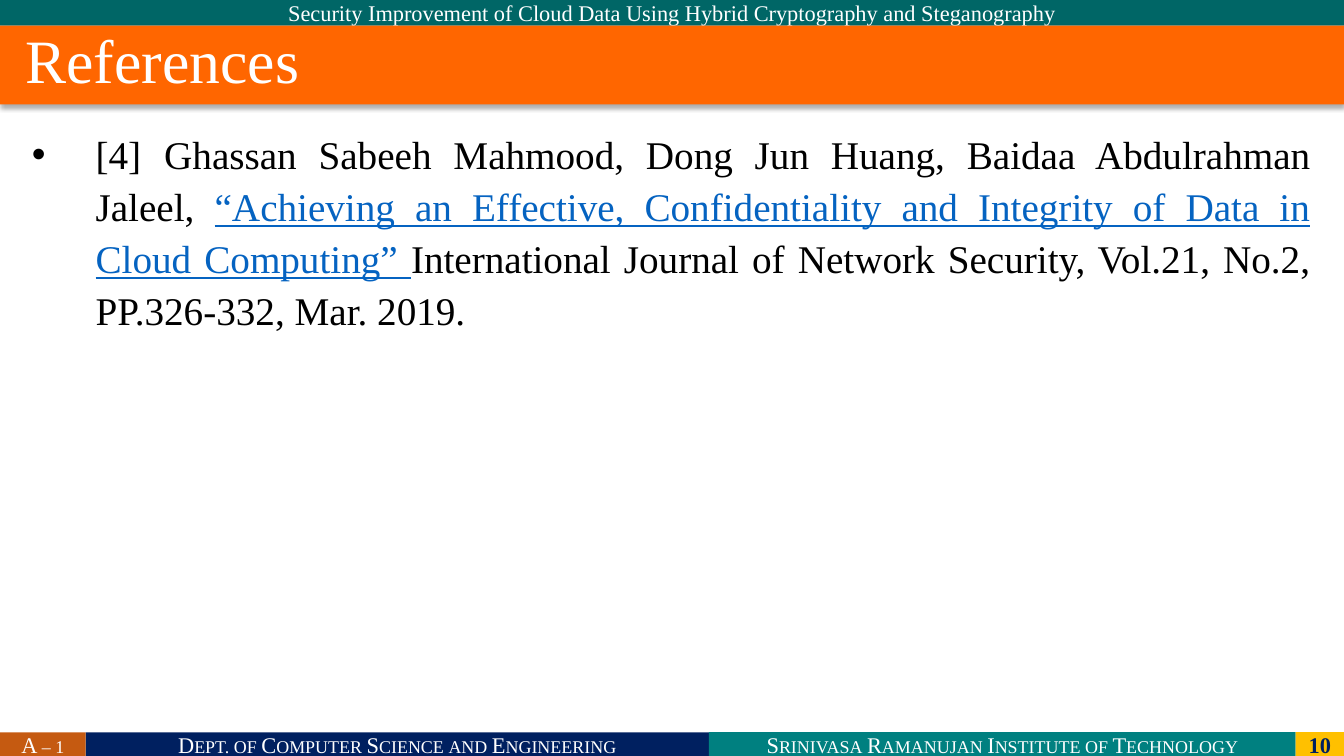
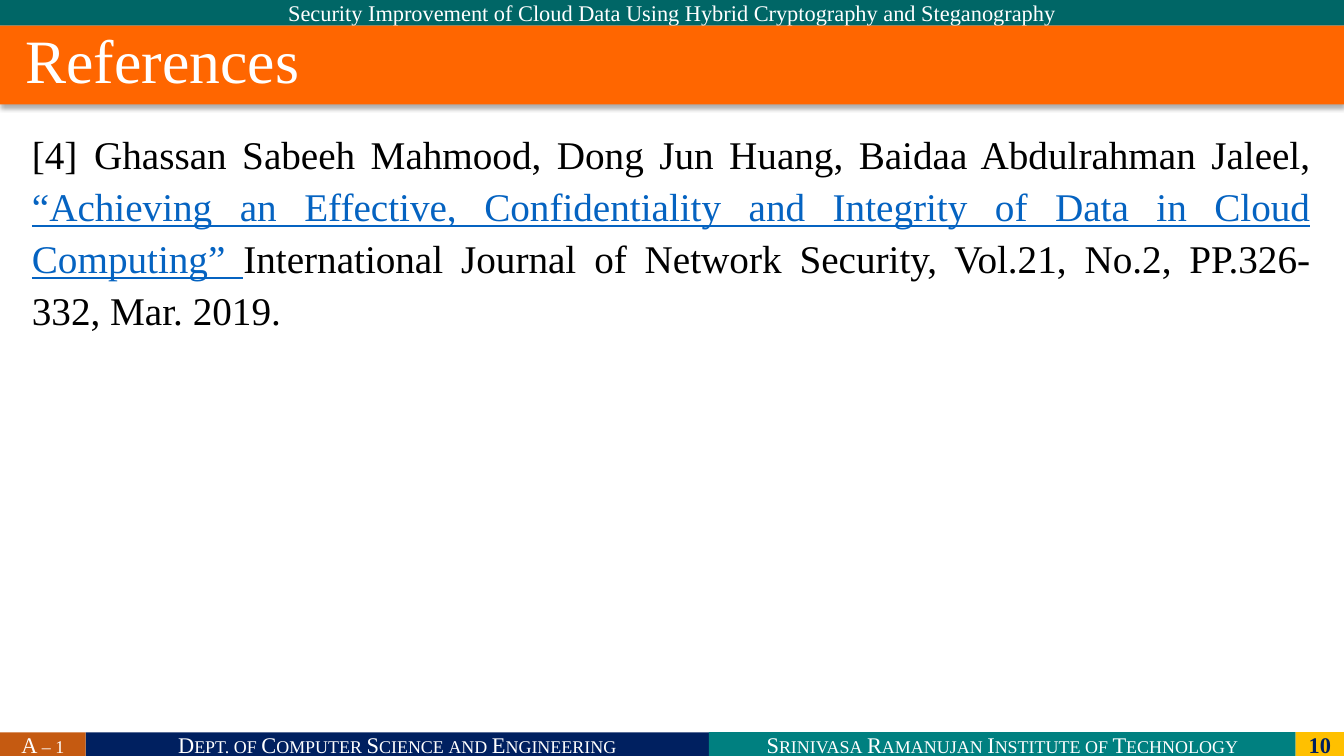
Before and after one commit to SRIT-CSE/SAFE-SHARING-ACESS-CONTROL-FOR-CLOUD-STORED-DATA, a slide deck: slide 10 of bhavana-522/Batch-A1-2024(2).pptx. Drawn at 1344x756 pixels with LibreOffice and Linux fonts; fonts in the diff are those of the drawing; background and template pictures are left out. Boxes give left, top, right and bottom in pixels: in the first picture for what was removed or moved away, otherwise in the second. Text is boxed around its words. In the diff, an @@ line names an element or a change of style, - is before the commit and + after.

Commit message:
References updated need to update literature survey.

```diff
--- a/bhavana-522/Batch-A1-2024(2).pptx
+++ b/bhavana-522/Batch-A1-2024(2).pptx
@@ text "[4] Ghassan Sabeeh Mahmood, Dong ..." at (x1=32, y1=141, x2=1310, y2=331): bullet • to none @@
```
Also in this commit, not shown: 4 other slides changed.
